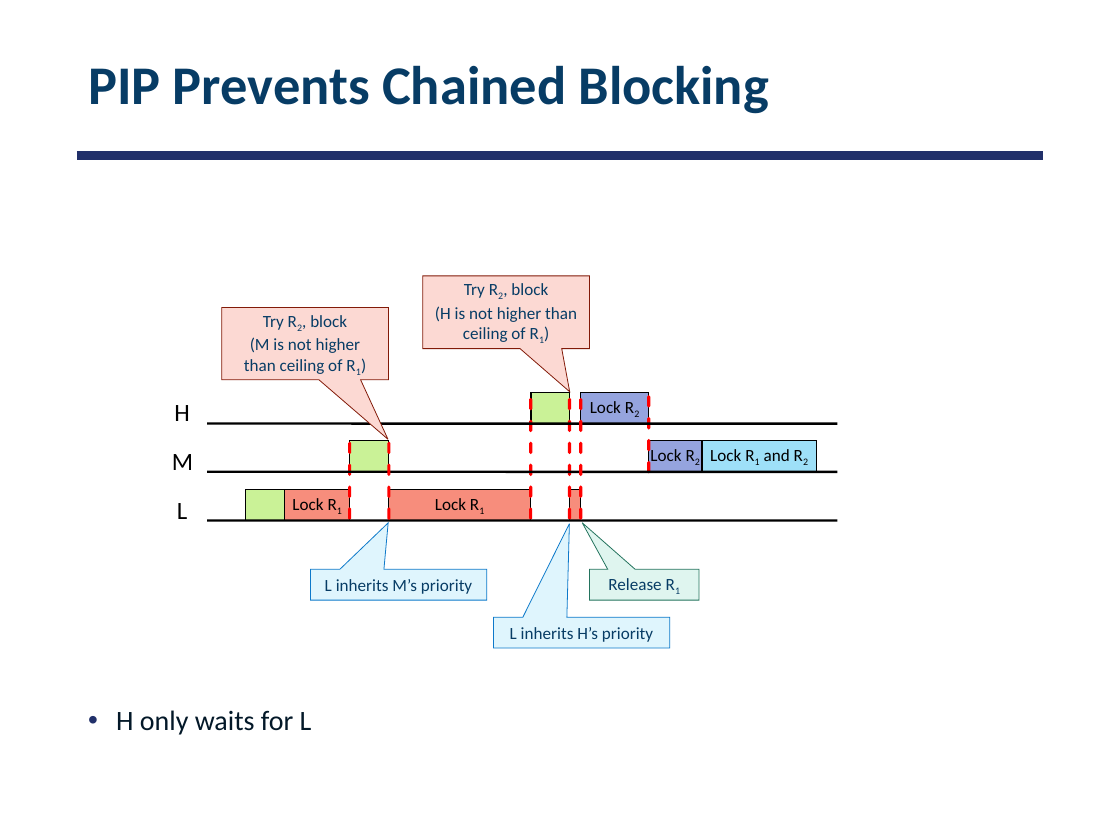
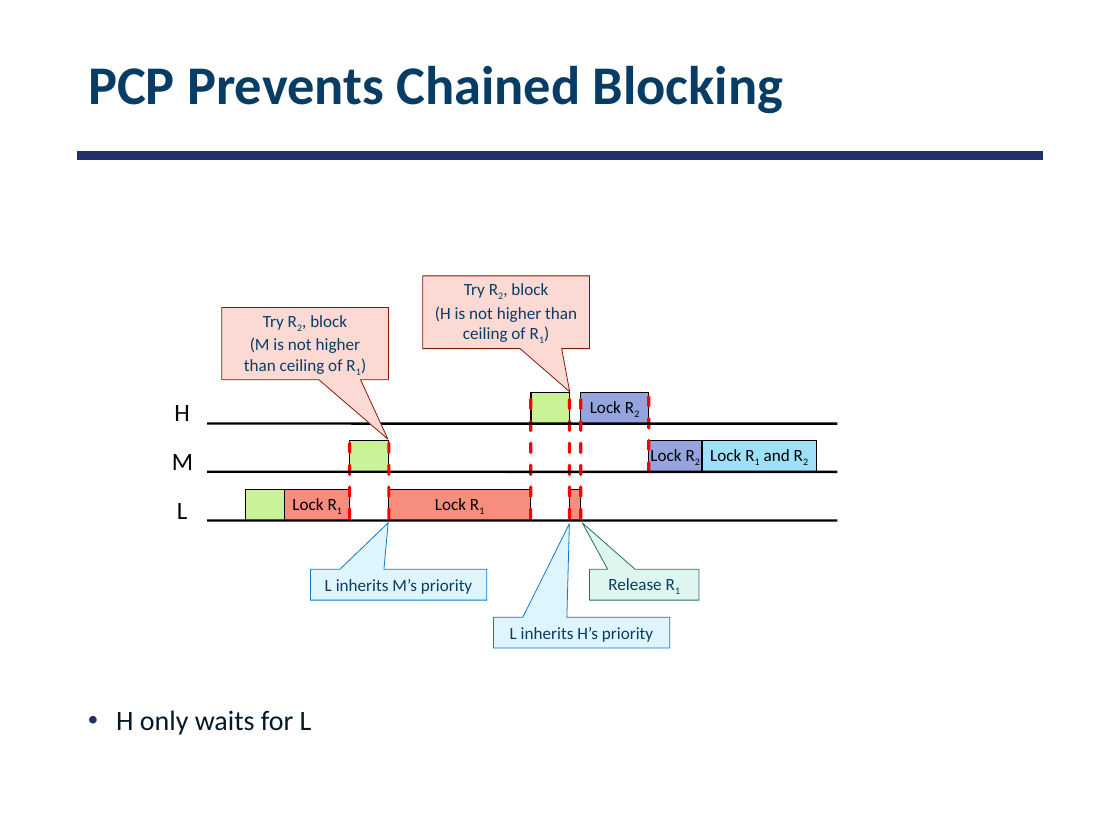
Before and after one commit to smajidzahedi/ECE350, a slide deck: slide 34 of 06-realtime.pptx. Drawn at 1120x840 pixels with LibreOffice and Linux fonts; fonts in the diff are those of the drawing. Boxes give left, top, right and bottom in pixels: in the first picture for what was removed or moved away, otherwise in the second. Text is boxed around its words. In the diff, an @@ line names an element or a change of style, - is before the commit and + after.

```diff
--- a/06-realtime.pptx
+++ b/06-realtime.pptx
@@ title at (88, 65, 783, 114): text changed @@
-PIP Prevents Chained Blocking
+PCP Prevents Chained Blocking
```
Also in this commit, not shown: 3 other slides changed, 1 other file.
